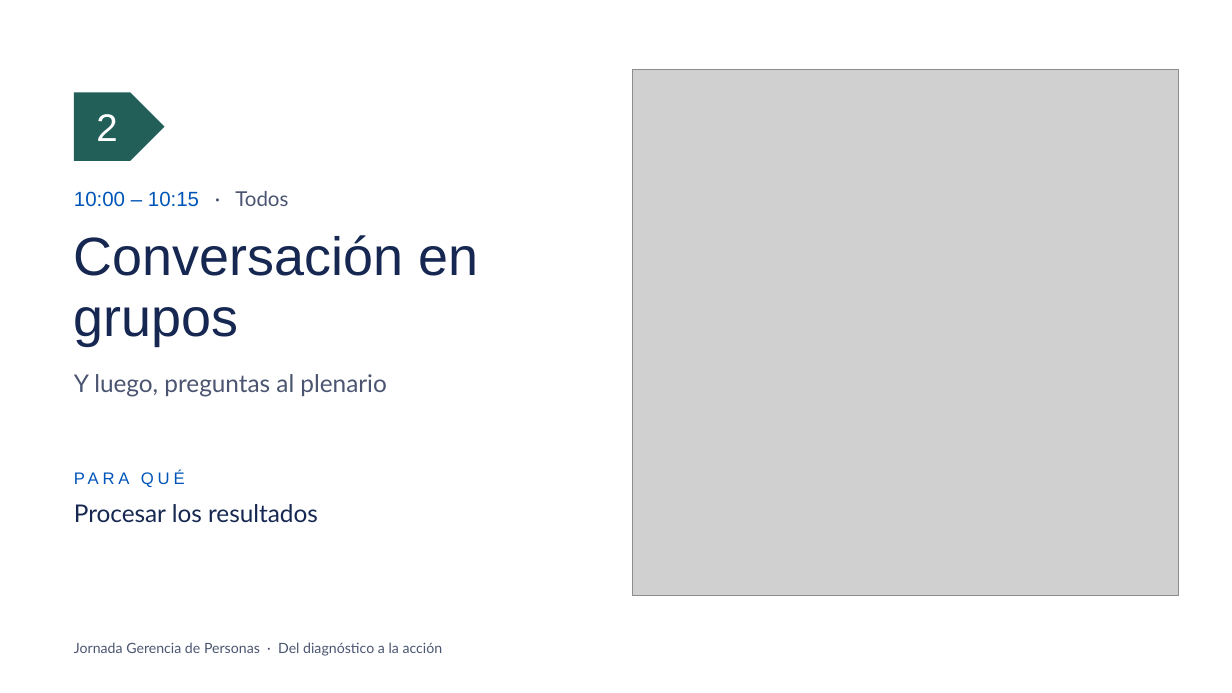
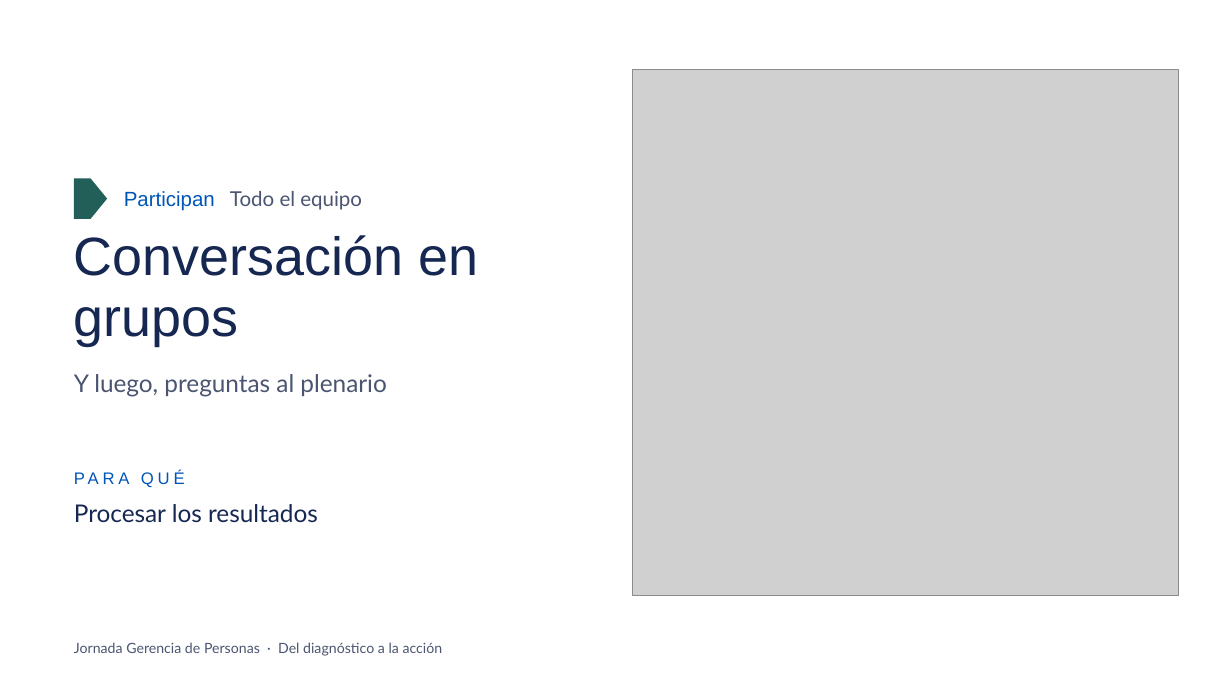
Before and after one commit to b8a4b6i1/claude, a slide deck: slide 3 of oxiquim-laminas/Laminas_Jornada_GPER.pptx. Drawn at 1232x693 pixels with LibreOffice and Linux fonts; fonts in the diff are those of the drawing; grey boxes stand for pictures; background and template pictures are left out. Boxes give left, top, right and bottom in pixels: in the first picture for what was removed or moved away, otherwise in the second. Text is boxed around its words. In the diff, an @@ line names an element or a change of style, - is before the commit and + after.

```diff
--- a/oxiquim-laminas/Laminas_Jornada_GPER.pptx
+++ b/oxiquim-laminas/Laminas_Jornada_GPER.pptx
@@ text removed at [96, 114, 117, 141] @@
-2
@@ pentagon arrow: place and size @@
-pentagon arrow at [74, 92, 165, 161]
+pentagon arrow at [74, 178, 107, 219]
@@ text at [124, 191, 362, 211]: text changed; font Arial to Lato; text colour #0055B8 to #4B5571 @@
-10:00 – 10:15 · Todos
+Participan Todo el equipo
```
Also in this commit, not shown: 6 other slides changed, 1 other file.
